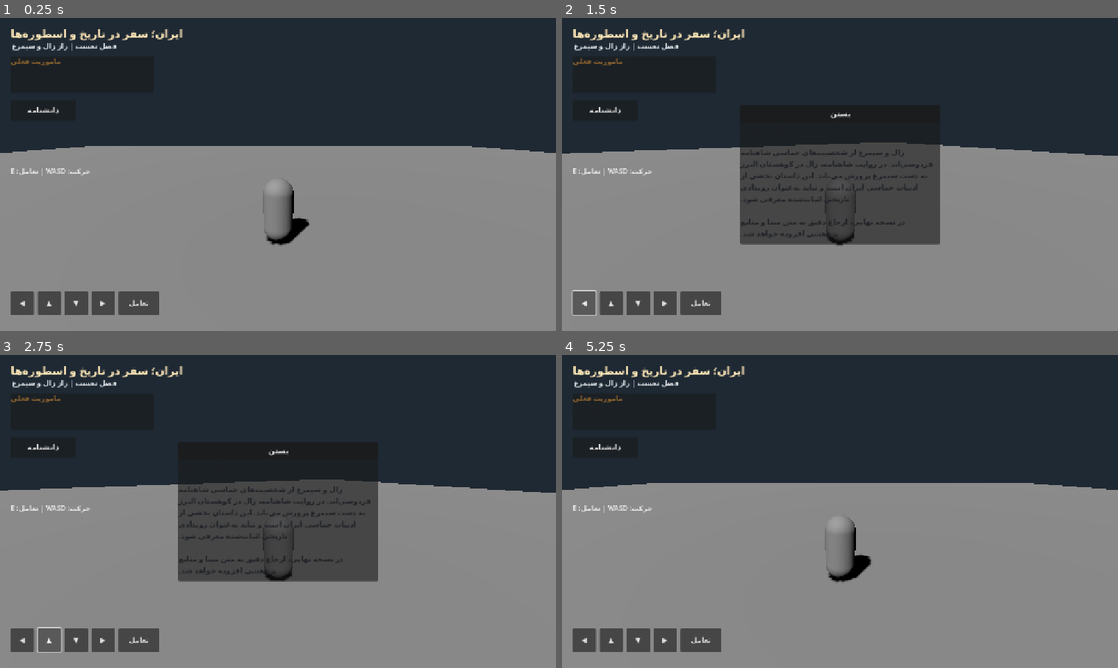
Above: before the commit, frames 1-4 (two rows, left to right).
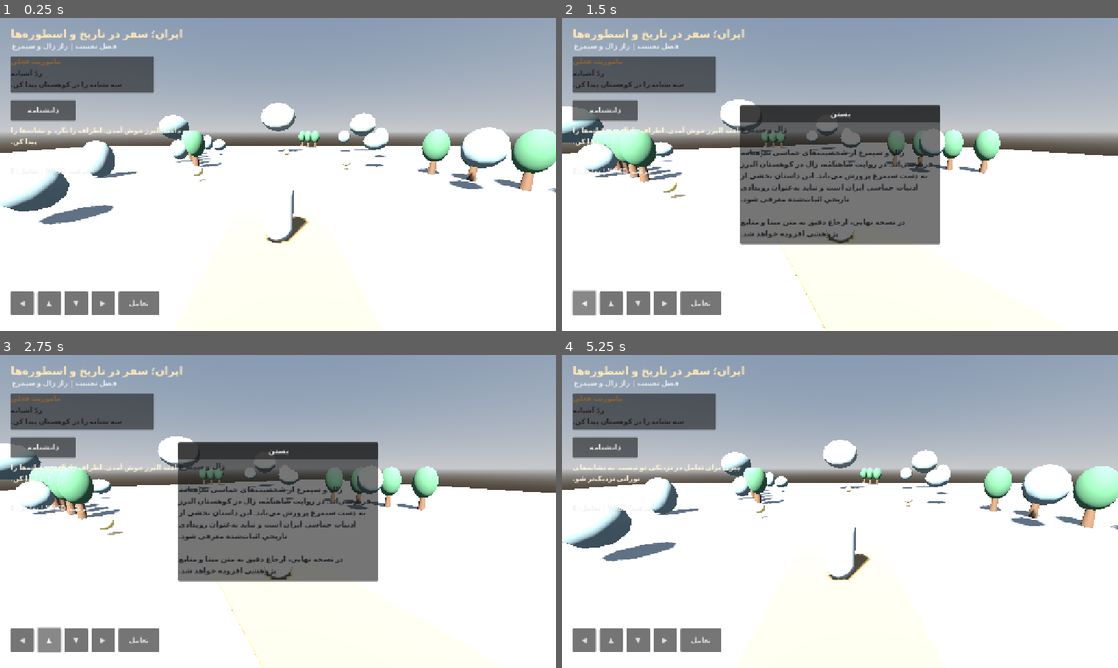
Above: after the commit, the same moments.

Repository: ghadirb/Iran-Heritage-World
Game: Godot game, scene res://scenes/main.tscn
Same seed, same stepped clock (60 frames per second), same inputs: the game is played once before the commit and once after it.
Inputs:
- Up to frame 1 (0.25 s): no input
- Up to frame 2 (1.5 s): click "دانشنامه" at 0.5 s; click "◀" at 1.25 s
- Up to frame 3 (2.75 s): click "▲" at 2 s
- Up to frame 4 (5.25 s): click "▼" at 2.75 s; click "▶" at 3.5 s; click "تعامل" at 4.25 s; click "بستن" at 5 s

The runs differ from the first frame. In frame 1, 99% of the frame differs, in the area x 0-100%, y 0-100%; in frame 2, 97%; in frame 3, 97%; in frame 4, 99%.

Commit message:
feat: connect the Zaal and Simorgh exploration scene

Diff:
--- a/app/scenes/main.tscn
+++ b/app/scenes/main.tscn
@@ -1,7 +1,8 @@
-[gd_scene load_steps=7 format=3]
+[gd_scene load_steps=8 format=3]
 
 [ext_resource type="Script" path="res://scripts/player_controller.gd" id="1_player"]
 [ext_resource type="Script" path="res://scripts/game_hud.gd" id="2_hud"]
+[ext_resource type="Script" path="res://scripts/world_controller.gd" id="3_world"]
 
 [sub_resource type="CapsuleMesh" id="CapsuleMesh_player"]
 radius = 0.42
@@ -18,6 +19,7 @@
 size = Vector3(80, 1, 80)
 
 [node name="IranHeritageWorld" type="Node3D"]
+script = ExtResource("3_world")
 
 [node name="DirectionalLight3D" type="DirectionalLight3D" parent="."]
 rotation_degrees = Vector3(-48, -32, 0)
